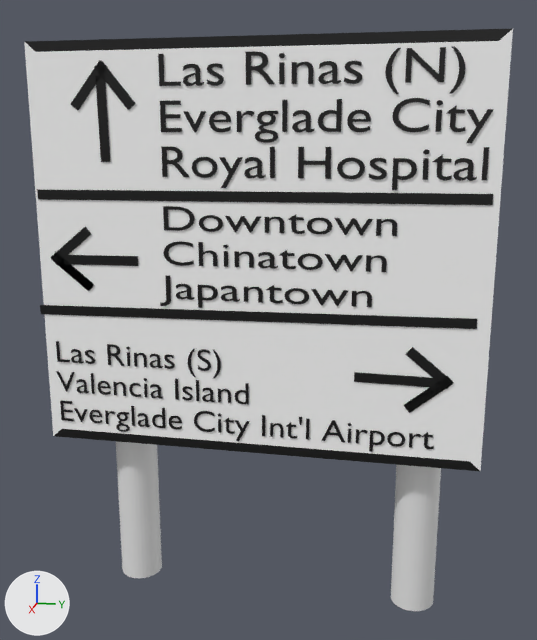
Before and after pictures for a commit that changed the FBX model Assets/Models/UK_junction_sign_6.fbx.
Both versions are drawn from a camera (50 mm lens) standing at (62.5, 15.0, 41.5) and looking at (-1.4, 2.3, 25.5). The lights are fixed; the arrows at lower left show +X, +Y and +Z. Where no turn or scale is listed for an object, it has been applied to the vertices.
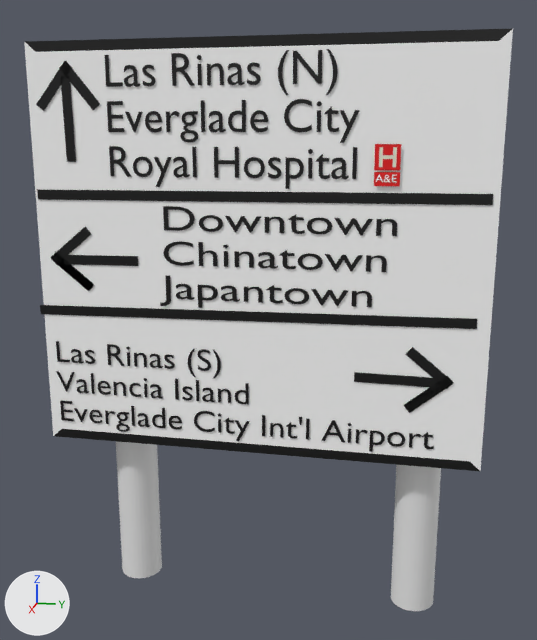
Diff of the bpy script that builds the scene:
```diff
--- a/Assets/Models/UK_junction_sign_6.fbx.py
+++ b/Assets/Models/UK_junction_sign_6.fbx.py
@@ me_plane_007 @@
+me_plane_007.from_pydata([(0.0, -1.0, 0.55), (0.0, -1.0, -0.55), (0.0, 1.0, 0.55), (0.0, 1.0, -0.55)], [], [(0, 1, 3, 2)])
+me_plane_007.materials.append(mat_material_019)  # red #e70002
@@ me_plane_009 @@
+me_plane_009.from_pydata([(0.0, -1.0, 1.0), (0.0, -1.0, -1.0), (0.0, 1.0, 1.0), (0.0, 1.0, -1.0)], [], [(0, 1, 3, 2)])
+me_plane_009.materials.append(mat_material_023)  # red #e70002
@@ me_plane_008 @@
+me_plane_008.from_pydata([(0.0, -0.15, 0.77), (0.0, -0.15, -0.77), (0.0, 0.15, 0.77), (0.0, 0.15, -0.77)], [], [(0, 1, 3, 2)])
+me_plane_008.materials.append(mat_material_022)  # white #e7e4d3
@@ me_plane_006 @@
+me_plane_006.from_pydata([(0.0, -0.15, 0.77), (0.0, -0.15, -0.77), (0.0, 0.15, 0.77), (0.0, 0.15, -0.77)], [], [(0, 1, 3, 2)])
+me_plane_006.materials.append(mat_material_021)  # white #e7e4d3
@@ me_plane_001 @@
+me_plane_001.from_pydata([(-0.001, -0.638, -0.14), (-0.001, 0.634, -0.157), (0.001, -0.634, 0.157), (0.001, 0.638, 0.14)], [], [(0, 1, 3, 2)])
+me_plane_001.materials.append(mat_material_020)  # white #e7e4d3
@@ ob_text @@
 ob_text = bpy.data.objects.new('Text', me_text_001)
-ob_text.location = (2.2, -6.4, 45.5)
+ob_text.location = (2.2, -10.9, 45.5)
 ob_text.rotation_euler = (1.571, 0.0, 1.571)  # degrees (90, 0, 90)
-ob_text.scale = (4.55, 3.63, 3.0)
+ob_text.scale = (3.61, 3.63, 3.0)
@@ ob_plane @@
 ob_plane = bpy.data.objects.new('Plane', me_plane)
-ob_plane.location = (2.2, -12.2, 45.6)
+ob_plane.location = (2.2, -15.3, 45.6)
@@ ob_plane_003 @@
 ob_plane_003 = bpy.data.objects.new('Plane.003', me_plane_003)
-ob_plane_003.location = (2.2, -11.1, 42.9)
+ob_plane_003.location = (2.2, -14.2, 42.9)
@@ ob_plane_002 @@
 ob_plane_002 = bpy.data.objects.new('Plane.002', me_plane_002)
-ob_plane_002.location = (2.2, -9.9, 45.6)
+ob_plane_002.location = (2.2, -13.0, 45.6)
@@ ob_plane_013 @@
+ob_plane_013 = bpy.data.objects.new('Plane.013', me_plane_007)
+ob_plane_013.location = (2.3, 12.5, 38.3)
@@ ob_plane_017 @@
+ob_plane_017 = bpy.data.objects.new('Plane.017', me_plane_009)
+ob_plane_017.location = (2.3, 12.5, 39.9)
@@ ob_plane_016 @@
+ob_plane_016 = bpy.data.objects.new('Plane.016', me_plane_008)
+ob_plane_016.location = (2.3, 12.0, 39.9)
@@ ob_plane_015 @@
+ob_plane_015 = bpy.data.objects.new('Plane.015', me_plane_006)
+ob_plane_015.location = (2.3, 13.0, 39.9)
@@ ob_plane_014 @@
+ob_plane_014 = bpy.data.objects.new('Plane.014', me_plane_001)
+ob_plane_014.location = (2.3, 12.5, 39.9)
@@ ob_text_004 @@
+ob_text_004 = bpy.data.objects.new('Text.004', me_text_005)  # 221 vertices, 221 faces; spans x 0.0, y 0.0..1.67, z -0.9..-0.28; in mat_material_001 (white #ffffff)
+ob_text_004.location = (2.3, 11.6, 38.9)
```

Location of each change, [x1, y1, x2, y2] in pixels of the pictures (537 x 640 px):
'Text', moved, rescaled (24% narrower): before [158, 46, 494, 190]; after [104, 49, 360, 189]
'Plane.003', moved: before [95, 76, 110, 162]; after [60, 76, 76, 162]
'Plane', moved: before [71, 60, 107, 110]; after [36, 61, 72, 111]
'Plane.002', moved: before [94, 60, 136, 110]; after [59, 61, 100, 110]
'Plane.017', added (red): after [374, 144, 401, 170]
'Plane.013', added: after [374, 172, 400, 186]
'Plane.016', added: after [379, 147, 383, 167]
'Plane.015', added: after [392, 147, 397, 167]
'Text.004', added: after [376, 174, 397, 183]
'Plane.014', added: after [380, 155, 396, 159]
